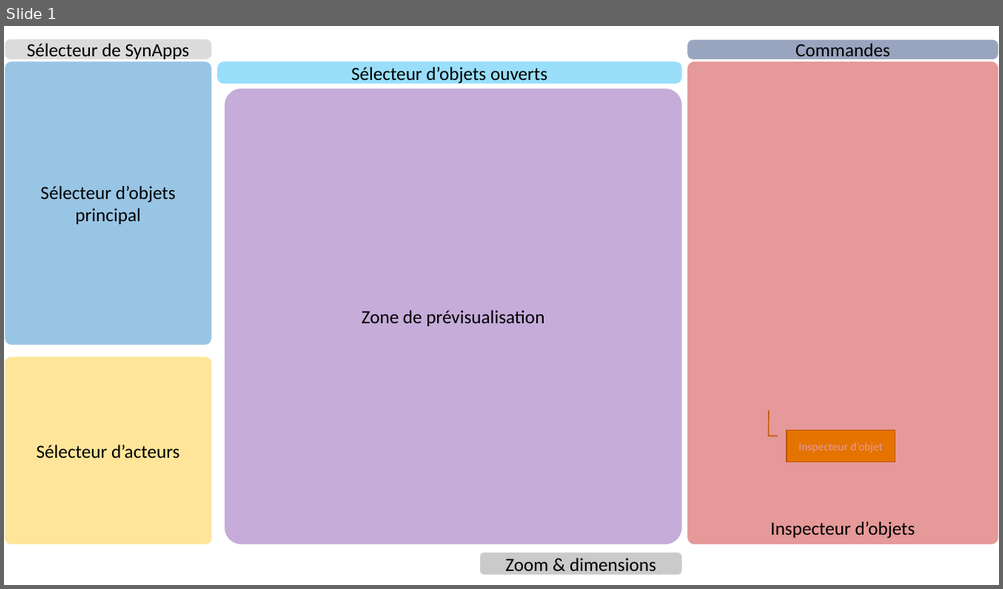
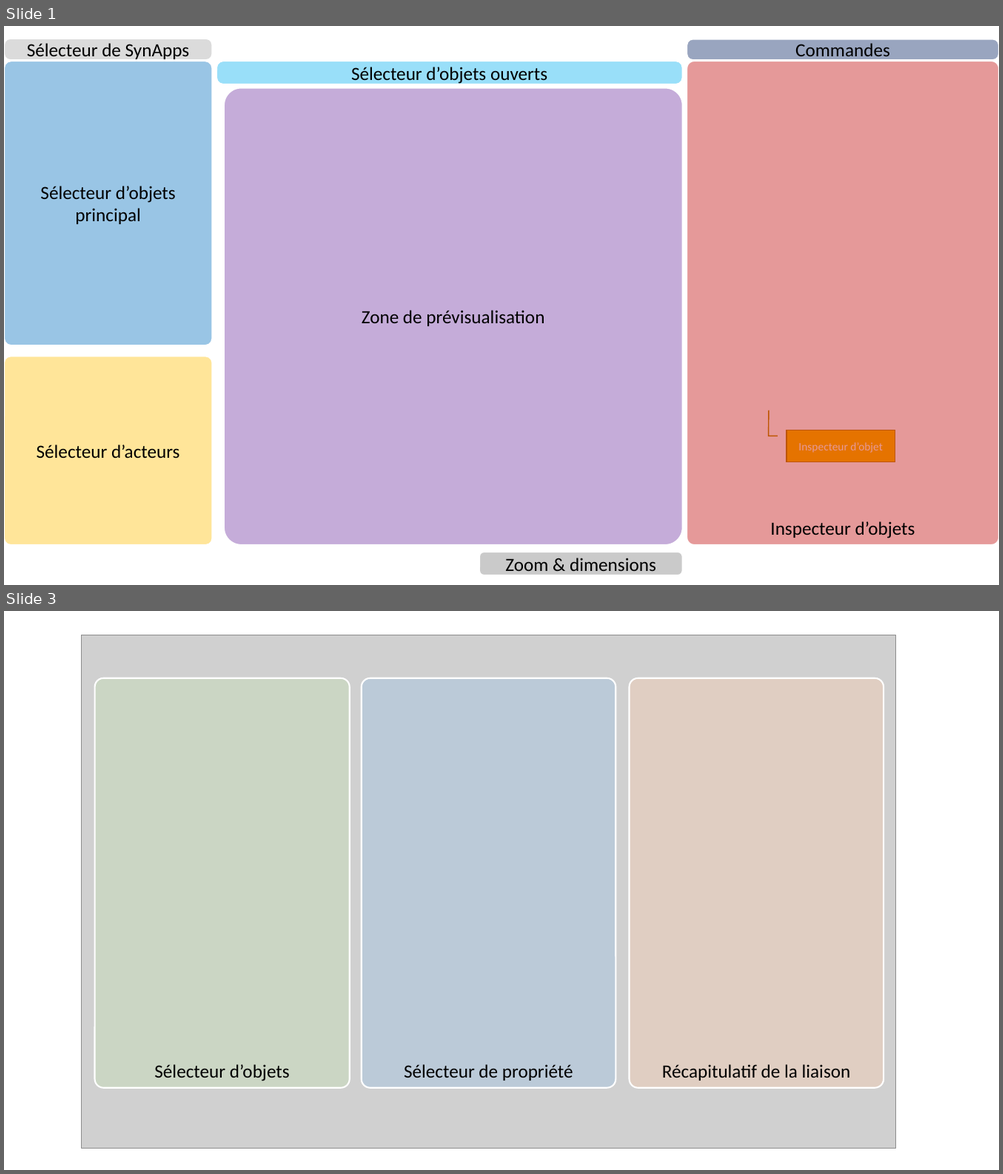
Before and after one commit to witsa/synapps, a slide deck: sources/maker.pptx. Shown one above the other, each under a label of ours: slide 1 before the commit, slides 1 and 3 after it; the slides between them are not shown. The pictures are 1003x589 and 1003x1174 pixels, drawn with LibreOffice and Linux fonts; fonts in the diff are those of the drawing; grey boxes stand for pictures; background and template pictures are left out. Boxes give left, top, right and bottom in pixels: in the first picture for what was removed or moved away, otherwise in the second. Text is boxed around its words. In the diff, an @@ line names an element or a change of style, - is before the commit and + after.

```diff
--- a/sources/maker.pptx
+++ b/sources/maker.pptx
@@ slide 3 added at box(4, 611, 999, 1170), background #FFFFFF @@
@@ picture added at box(82, 635, 896, 1149) @@
@@ rounded rectangle added at box(95, 678, 350, 1088), fill #C5E0B4 at 40% opacity, outline #FFFFFF 1.5 pt, 18 pt, text #000000 @@
+Sélecteur d’objets
@@ rounded rectangle added at box(361, 678, 616, 1088), fill #9DC3E6 at 40% opacity, outline #FFFFFF 1.5 pt, 18 pt, text #000000 @@
+Sélecteur de propriété
@@ rounded rectangle added at box(629, 678, 884, 1088), fill #F8CBAD at 40% opacity, outline #FFFFFF 1.5 pt, 18 pt, text #000000 @@
+Récapitulatif de la liaison
```
Also in this commit, not shown: 2 other slides added, 9 other files.
